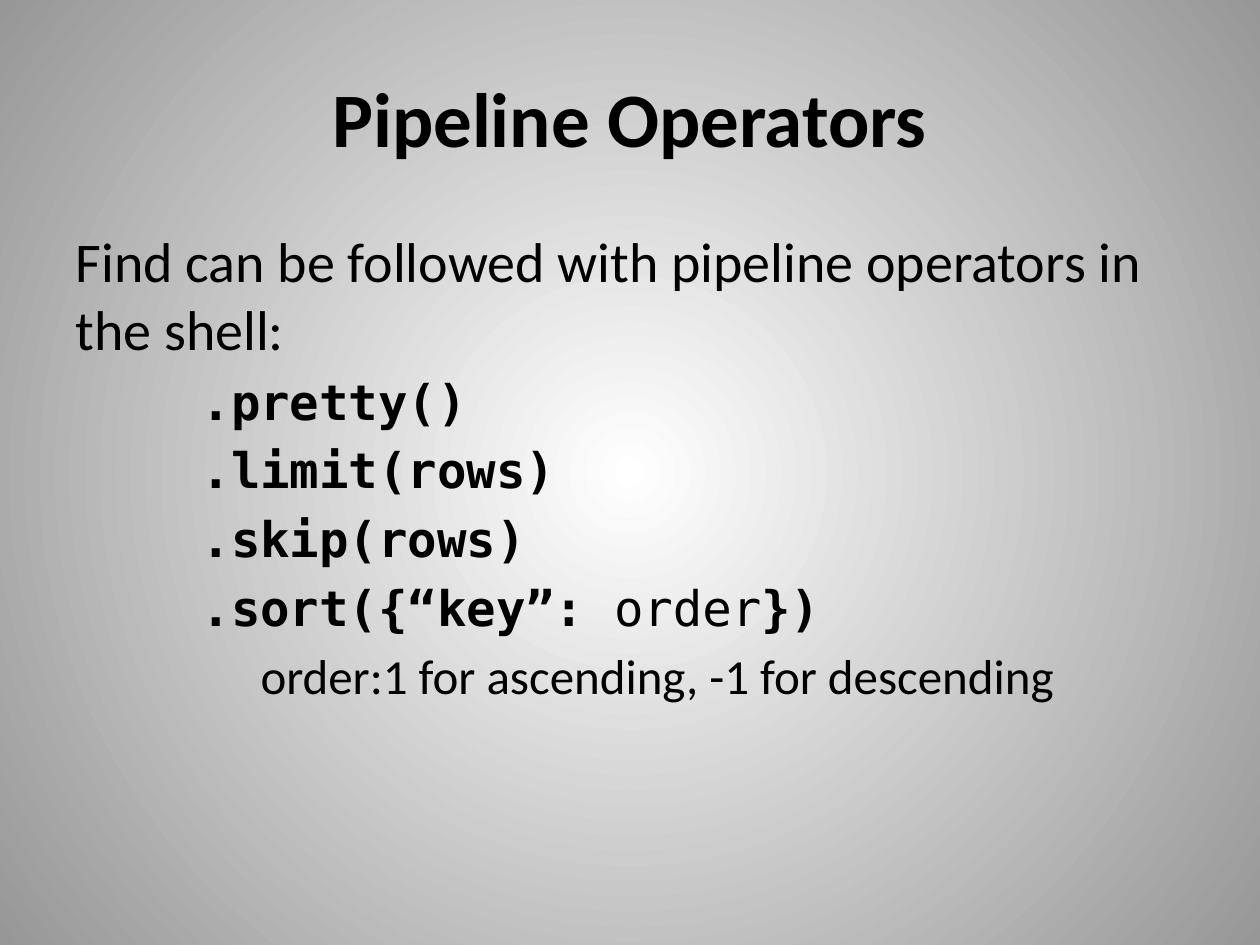
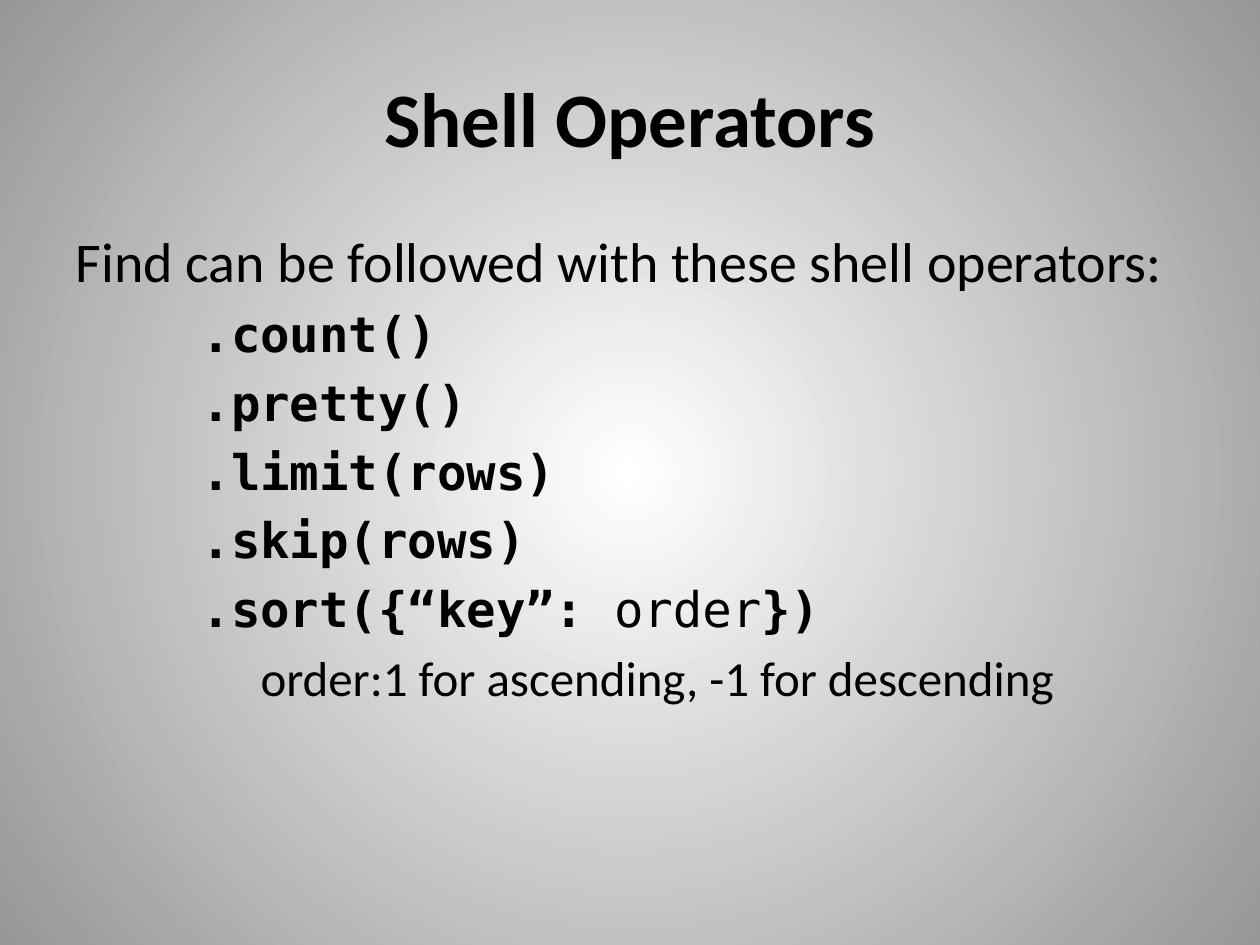
Before and after one commit to dvanvali/mongoDbPresentation, a slide deck: slide 12 of MongoDB.pptx. Drawn at 1260x945 pixels with LibreOffice and Linux fonts; fonts in the diff are those of the drawing. Boxes give left, top, right and bottom in pixels: in the first picture for what was removed or moved away, otherwise in the second. Text is boxed around its words. In the diff, an @@ line names an element or a change of style, - is before the commit and + after.

```diff
--- a/MongoDB.pptx
+++ b/MongoDB.pptx
@@ title at [384, 93, 875, 159]: text changed @@
-Pipeline Operators
+Shell Operators
@@ text at [76, 243, 1162, 359]: text changed @@
-Find can be followed with pipeline operators in the shell:
+Find can be followed with these shell operators:
+.count()
```
Also in this commit, not shown: 12 other slides changed, 1 other file.
